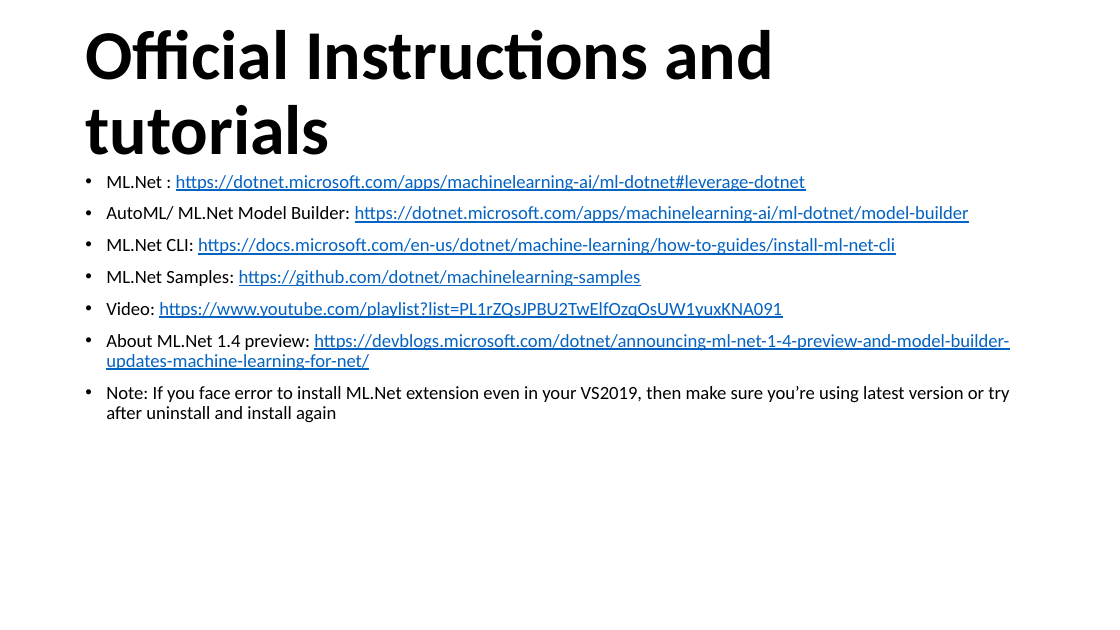
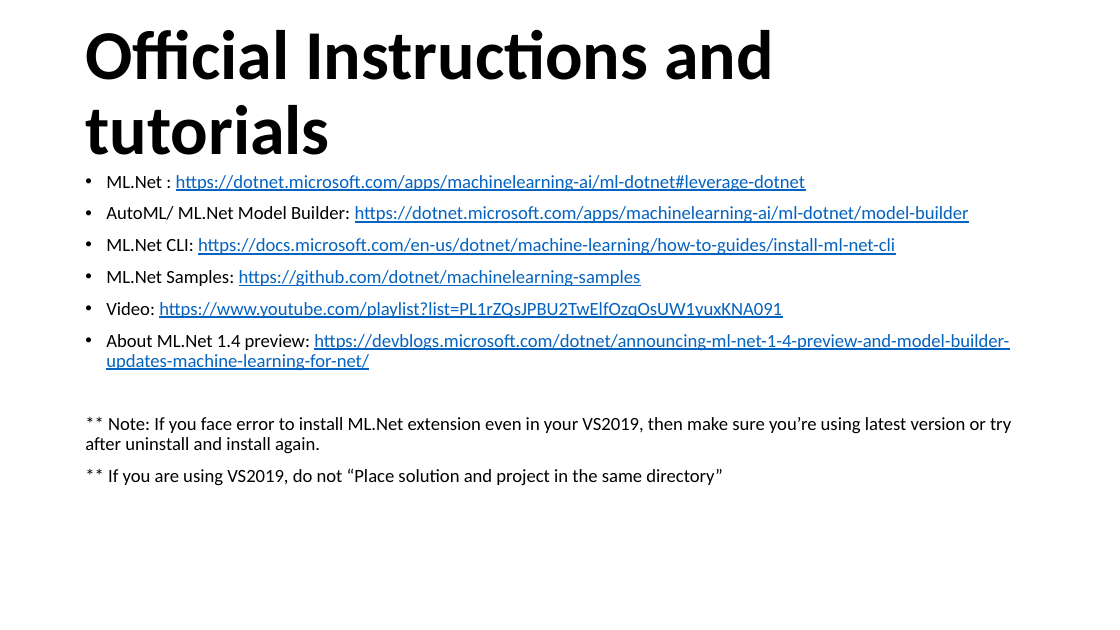
Before and after one commit to AmjadHossainRahat/.Net-Conf-BD-2019, a slide deck: slide 16 of presentation/ML dotNET.pptx. Drawn at 1120x630 pixels with LibreOffice and Linux fonts; fonts in the diff are those of the drawing. Boxes give left, top, right and bottom in pixels: in the first picture for what was removed or moved away, otherwise in the second. Text is boxed around its words. In the diff, an @@ line names an element or a change of style, - is before the commit and + after.

Commit message:
AutoML and MLCLI project added

```diff
--- a/presentation/ML dotNET.pptx
+++ b/presentation/ML dotNET.pptx
@@ text at [85,417,1011,486]: text changed @@
-• Note: If you face error to install ML.Net extension even in your VS2019, then make sure you’re using latest version or try after uninstall and install again
+** Note: If you face error to install ML.Net extension even in your VS2019, then make sure you’re using latest version or try after uninstall and install again.
+** If you are using VS2019, do not “Place solution and project in the same directory”
```
Also in this commit, not shown: 25 other files.
